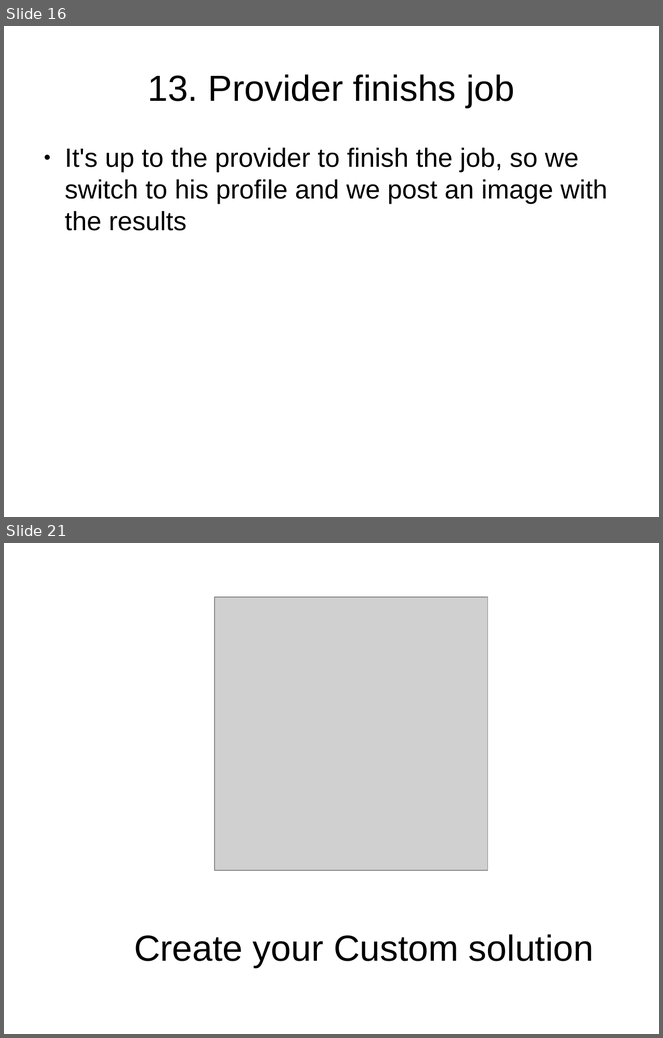
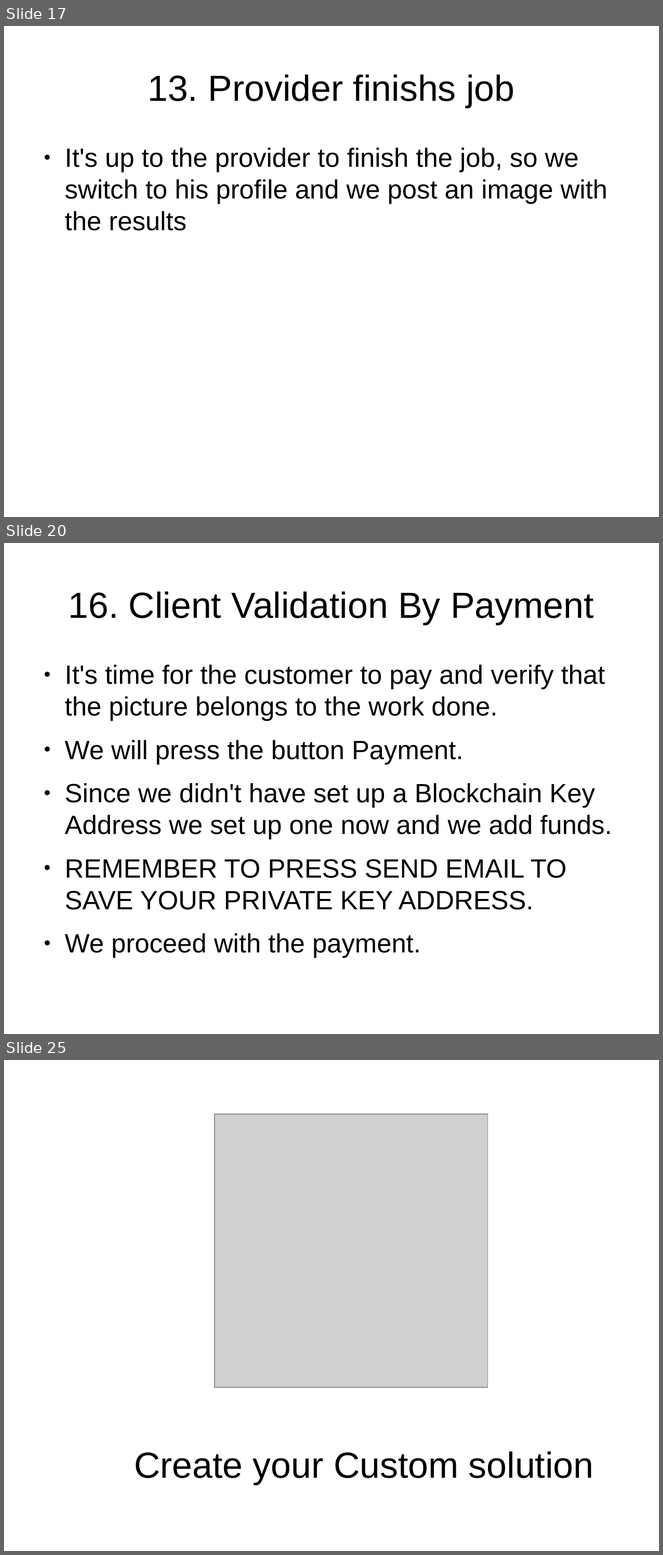
Before and after one commit to EstebanGameDevelopment/YourSharingEconomyApp, a slide deck: TUTORIAL.odp. Shown one above the other, each under a label of ours: slides 16 and 21 before the commit, slides 17, 20 and 25 after it; the slides between them are not shown. The pictures are 663x1038 and 663x1555 pixels, drawn with LibreOffice and Linux fonts; fonts in the diff are those of the drawing; grey boxes stand for pictures. Boxes give left, top, right and bottom in pixels: in the first picture for what was removed or moved away, otherwise in the second. Text is boxed around its words. In the diff, an @@ line names an element or a change of style, - is before the commit and + after.

Commit message:
Presentations updated. Included Blockchain for Sharing Economy App.

```diff
--- a/TUTORIAL.odp
+++ b/TUTORIAL.odp
@@ slide 20 added at (x1=4, y1=543, x2=659, y2=1034), background #FFFFFF @@
@@ title added at (x1=68, y1=591, x2=594, y2=625), 44 pt, text #000000 @@
+16. Client Validation By Payment
@@ text added at (x1=65, y1=665, x2=612, y2=958), 32 pt, text #000000 @@
+● It's time for the customer to pay and verify that the picture belongs to the work done.
+● We will press the button Payment.
+● Since we didn't have set up a Blockchain Key Address we set up one now and we add funds.
+● REMEMBER TO PRESS SEND EMAIL TO SAVE YOUR PRIVATE KEY ADDRESS.
+● We proceed with the payment.
@@ what was slide 16 is now slide 17 @@
@@ what was slide 21 is now slide 25 @@
```
Also in this commit, not shown: 7 slides changed, 3 other slides added, 2 slides removed, 3 other files.
